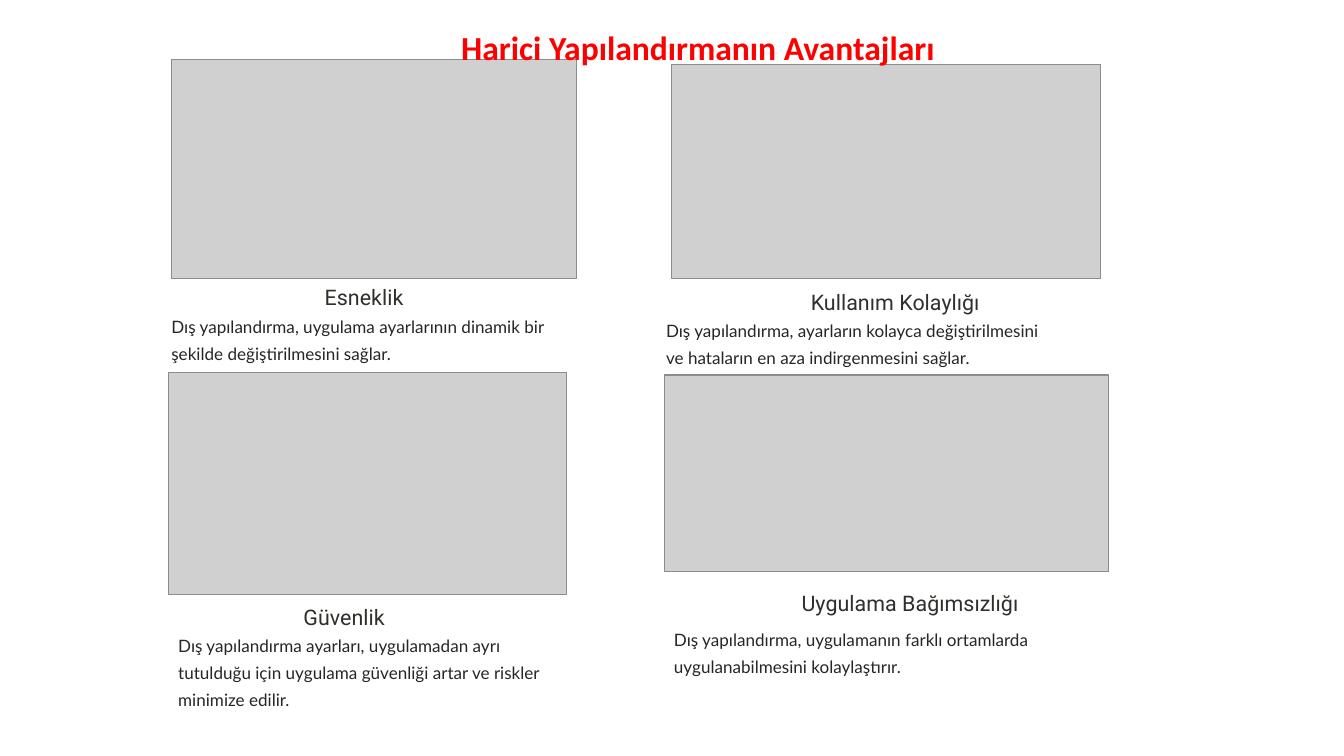
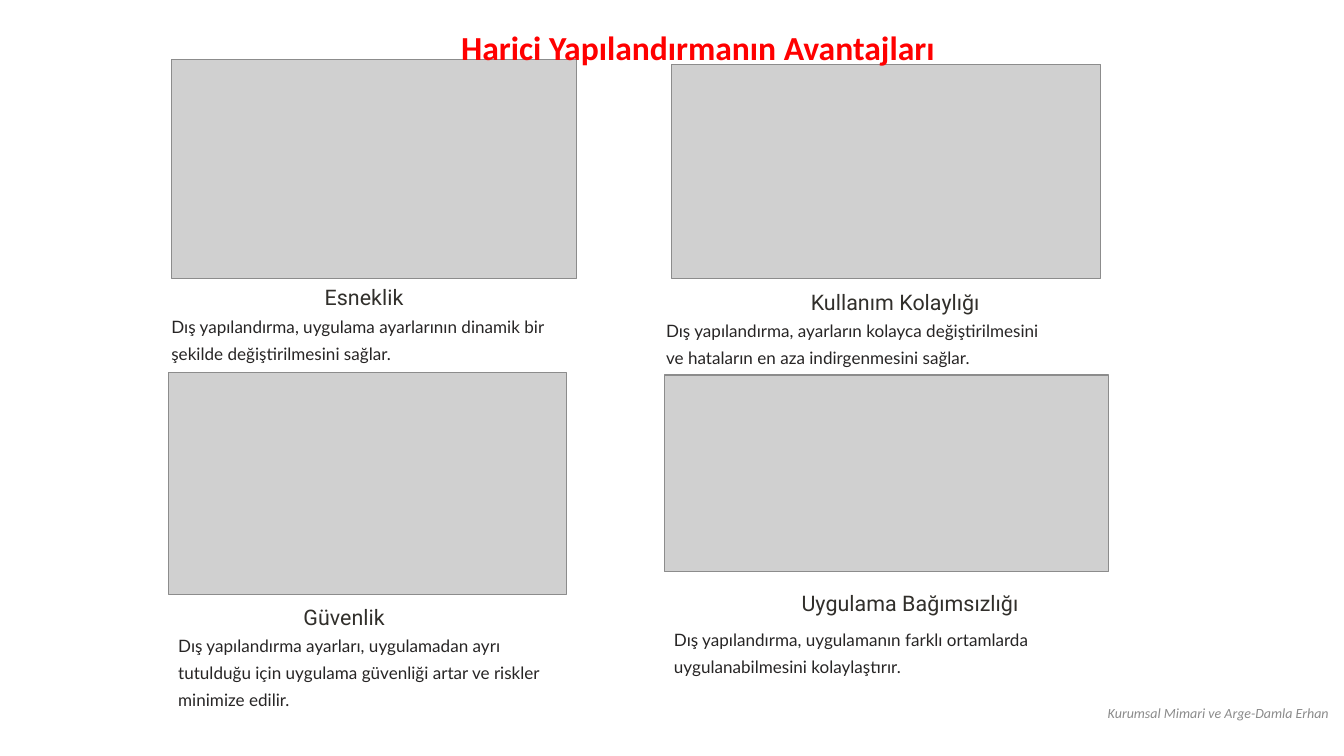
Before and after one commit to erhandamla/ZBARCH, a slide deck: slide 11 of Microservis-ExternalizedPattern2008.pptx. Drawn at 1344x756 pixels with LibreOffice and Linux fonts; fonts in the diff are those of the drawing; grey boxes stand for pictures; background and template pictures are left out. Boxes give left, top, right and bottom in pixels: in the first picture for what was removed or moved away, otherwise in the second. Text is boxed around its words. In the diff, an @@ line names an element or a change of style, - is before the commit and + after.

```diff
--- a/Microservis-ExternalizedPattern2008.pptx
+++ b/Microservis-ExternalizedPattern2008.pptx
@@ text "Kurumsal Mimari ve Arge-Damla Erhan" rewrapped from bbox=[376, 753, 1138, 756] to bbox=[1108, 708, 1329, 721] @@
```
Also in this commit, not shown: 7 other slides changed, 1 other file.
